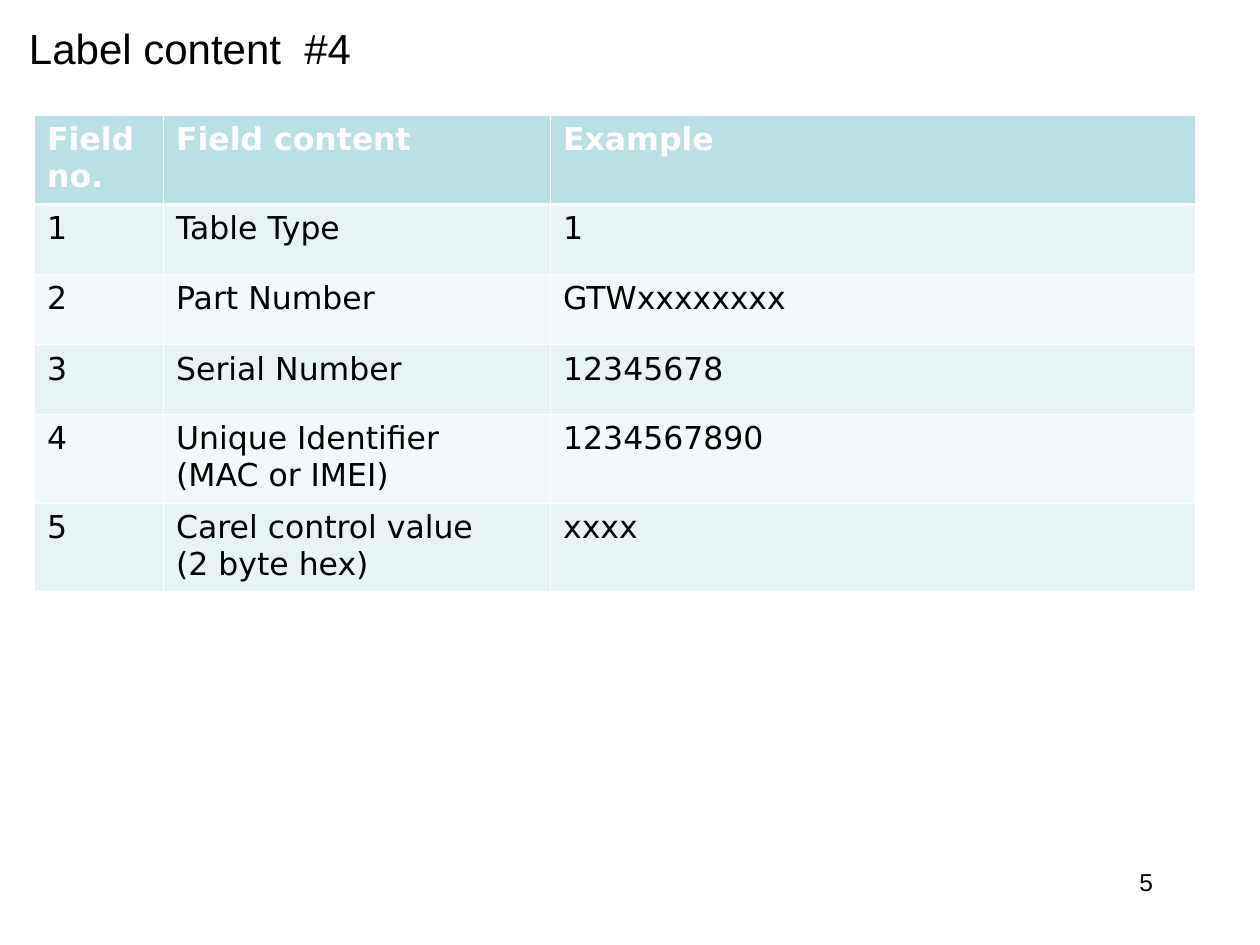
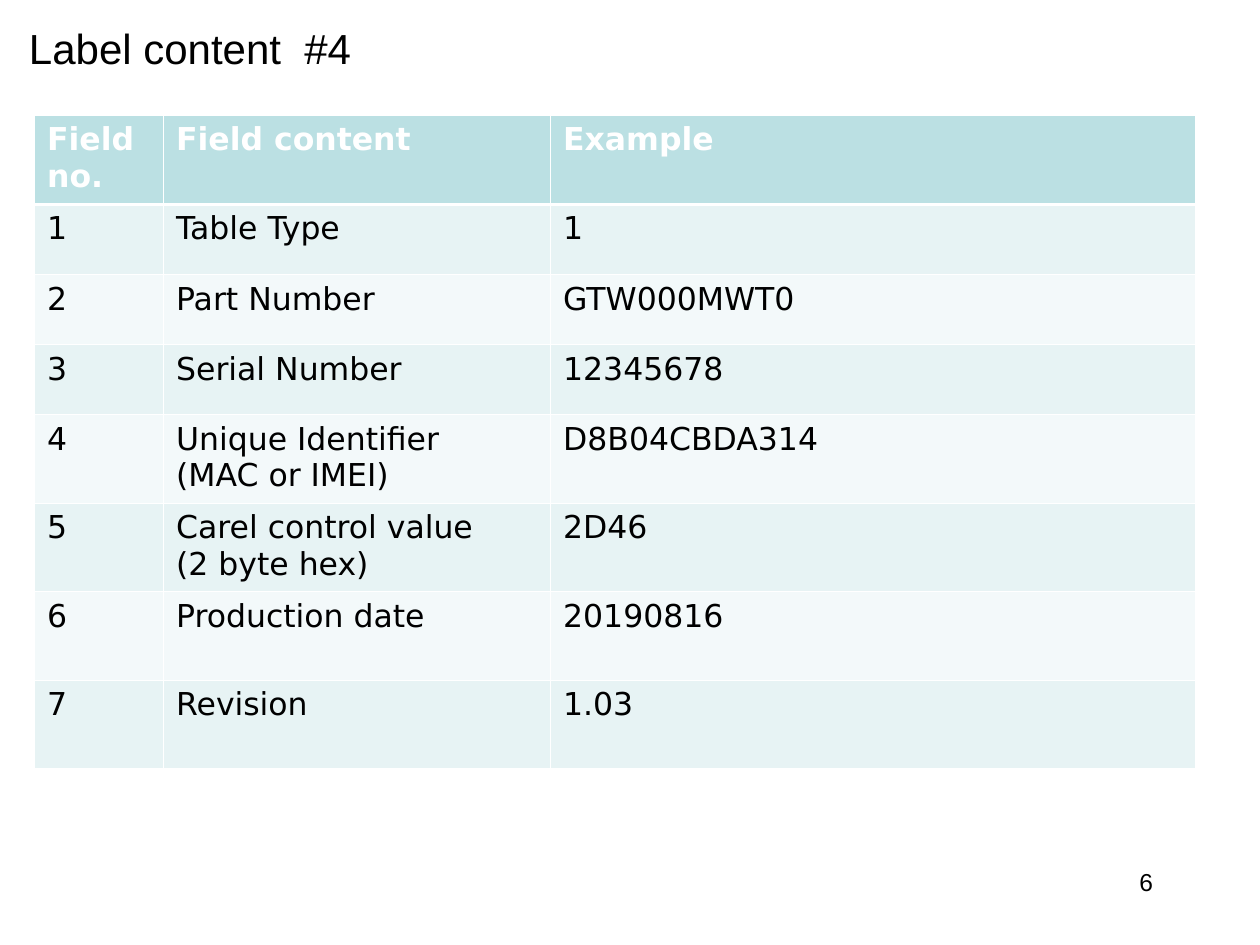
Before and after one commit to accarel/c780_carel_cloud_engine_binary, a slide deck: slide 6 of Documents/specs/GME_Labeling.ppt (slide 5 before the commit). Drawn at 1260x945 pixels with LibreOffice and Linux fonts; fonts in the diff are those of the drawing; background and template pictures are left out. Boxes give left, top, right and bottom in pixels: in the first picture for what was removed or moved away, otherwise in the second. Text is boxed around its words. In the diff, an @@ line names an element or a change of style, - is before the commit and + after.

```diff
--- a/Documents/specs/GME_Labeling.ppt
+++ b/Documents/specs/GME_Labeling.ppt
@@ table at [34,115,1194,767] @@
-row 3, column 3: GTWxxxxxxxx
+row 3, column 3: GTW000MWT0
-row 5: 4 | Unique Identifier (MAC or IMEI) | 1234567890
-row 6: 5 | Carel control value (2 byte hex) | xxxx
+row 5: 4 | Unique Identifier (MAC or IMEI) | D8B04CBDA314
+row 6: 5 | Carel control value (2 byte hex) | 2D46
+row 7: 6 | Production date | 20190816
+row 8: 7 | Revision | 1.03
@@ page number at [1139,874,1153,892]: text changed @@
-5
+6
```
Also in this commit, not shown: 2 other slides changed, 2 slides added, 3 slides removed, 1 other file.
